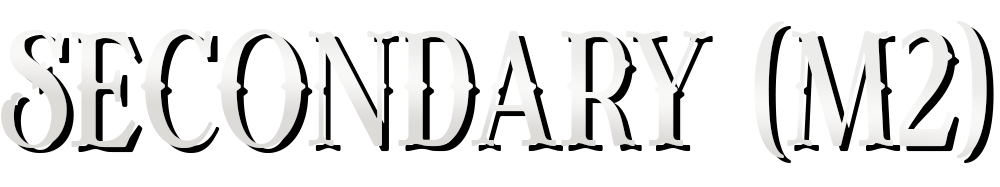
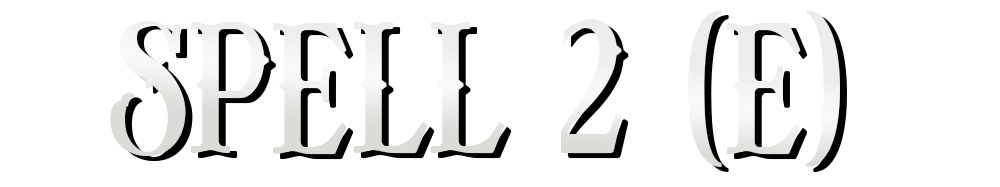
Comparing the layer stacks of the two 1000 x 187 images. Changes:
added layer "SPELL 2 (E)" above "SPELL 1 (Q)" over [110, 10, 840, 167]
renamed "SECONDARY (M2)" to "SPELL 1 (Q)", hid it, painted on it over [1, 10, 987, 172]
